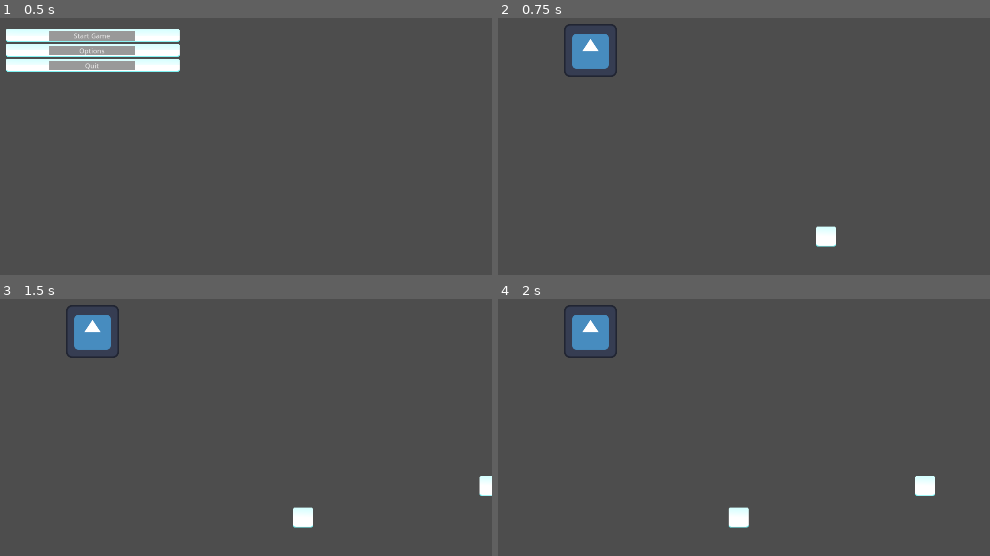
Above: before the commit, frames 1-4 (two rows, left to right).
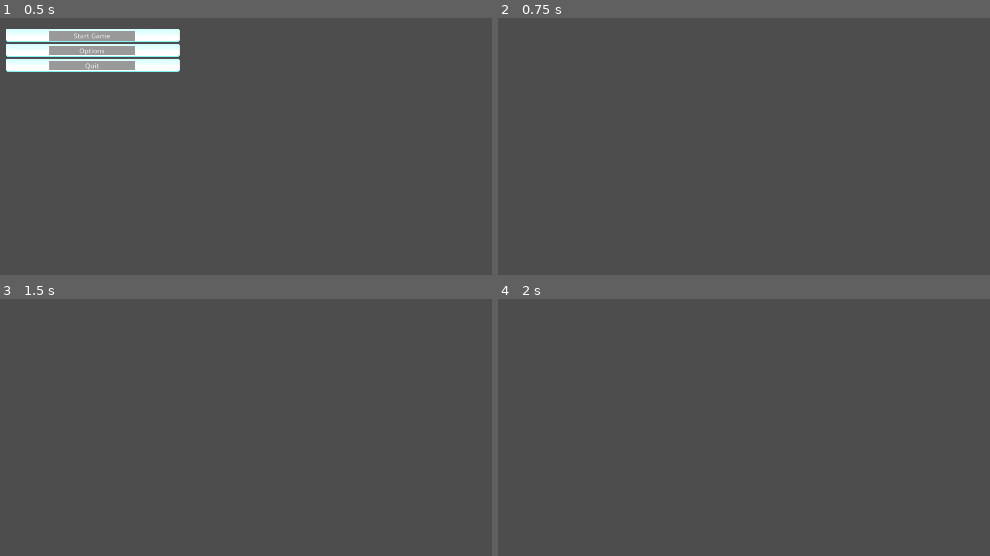
Above: after the commit, the same moments.

Repository: BlueEyedKing/PurpleTeamGameProject
Game: Godot game, scene res://main.tscn
Same seed, same stepped clock (60 frames per second), same inputs: the game is played once before the commit and once after it. The engine's default icon, where the game draws it, is replaced by a stand-in: a white triangle on a blue panel in a dark square.
Inputs:
- Up to frame 1 (0.5 s): no input
- Up to frame 2 (0.75 s): click "Start Game" at 0.5 s
- Up to frame 3 (1.5 s): tap Enter at 1.25 s; hold D (right) from 1.28 s (still down); hold E (advance_dialog) from 1.28 s (still down)
- Up to frame 4 (2 s): keep holding D (right); keep holding E (advance_dialog)

Frame 1 is identical in both runs. In frame 2, 1.7% of the frame differs, in the area x 13-69%, y 2-90%; in frame 3, 1.9%; in frame 4, 2.0%, in the area x 13-89%, y 2-90%.
Error after the commit: Invalid type in function 'load_level' in base 'Node (level_manager.gd)'. Cannot convert argument 1 from Nil to String. (res://States/state_manager.gd:40)

Commit message:
refac: state machine architecture + namings
States no longer handle any management themselves, nor do they
reach through state_manager

rename Paused/Playing to PauseState/PlayingState, had some git related issues here
as well, deleting instead of renaming... it's fine

Diff:
--- /dev/null
+++ b/game-project/States/PauseState.gd
@@ -0,0 +1,13 @@
+extends GameState
+class_name PauseState
+
+
+func Enter():
+	pass
+
+func Exit():
+	pass
+
+func Update(delta):
+	if Input.is_action_just_pressed("pause"):
+		manager.pop_state()
--- a/game-project/States/Paused.gd
+++ /dev/null
@@ -1,22 +0,0 @@
-extends GameState
-class_name PauseState
-
-var pause_menu
-
-func Enter():
-	print("paused")
-	#get_tree().paused = true no work why?
-	pause_menu = preload("res://UI/pause_menu.tscn").instantiate()
-	pause_menu.manager = manager
-	pause_menu.save_and_quit_requested.connect(manager._on_save_and_quit)
-	manager.ui.add_child(pause_menu)
-
-func Exit():
-	print("unpaused")
-	#get_tree().paused = false no work why?
-	if (pause_menu):
-		pause_menu.queue_free()
-
-func Update(delta):
-	if Input.is_action_just_pressed("pause"):
-		manager.pop_state()
--- a/game-project/States/Playing.gd
+++ b/game-project/States/PlayingState.gd
@@ -1,13 +1,12 @@
 extends GameState
 class_name PlayingState
 
-var save = "camp_1" #savefile.current_level
 
 func Enter():
-	manager.level_manager.load_level(save)
+	manager.load_level(manager.get_current_level())
 
 func Exit():
-	manager.level_manager.free_level()
+	manager.free_level()
 
 func Update(delta):
 	if Input.is_action_just_pressed("pause"):
--- a/game-project/States/state_manager.gd
+++ b/game-project/States/state_manager.gd
@@ -3,26 +3,44 @@
 var state_stack : Array = []
 
 @onready var ui: Control = $"../UI"
-@onready var saver_loader: Node = %SaverLoader
 @onready var level_manager: Node = $"../Utilities/LevelManager"
+@onready var saver_loader: SaverLoader = %SaverLoader
+
+
+signal return_to_main_menu_requested
+signal state_changed(new_state)
 
 func push_state(state):
 	state_stack.push_back(state)
 	state.Enter()
-	print("stack size: ", state_stack.size())
+	state_changed.emit(state)
+
 func pop_state():
 	var state = state_stack.pop_back()
 	state.Exit()
+	if state_stack.size() > 0:
+		state_changed.emit(state_stack[-1])
+
 func _process(delta):
+	process_mode = PROCESS_MODE_ALWAYS
 	if state_stack.size() > 0:
 		state_stack[-1].Update(delta)
+
 func clear_stack():
 	while (state_stack.size() > 0):
 		pop_state()
-	state_stack.clear()
-func _on_save_and_quit(): # to main menu
-	saver_loader.save_game()
-	clear_stack()
-	var menu = preload("res://UI/main_menu.tscn").instantiate()
-	menu.manager = self
-	ui.add_child(menu)
+
+func save_and_quit():
+	return_to_main_menu_requested.emit()
+
+func show_ui(scene):
+	ui.add_child(scene)
+
+func load_level(save):
+	level_manager.load_level(save)
+
+func free_level():
+	level_manager.free_level()
+
+func get_current_level():
+	return saver_loader.load_game()
Not shown, removed: game-project/States/Paused.gd.uid
Not shown, removed: game-project/States/Playing.gd.uid
